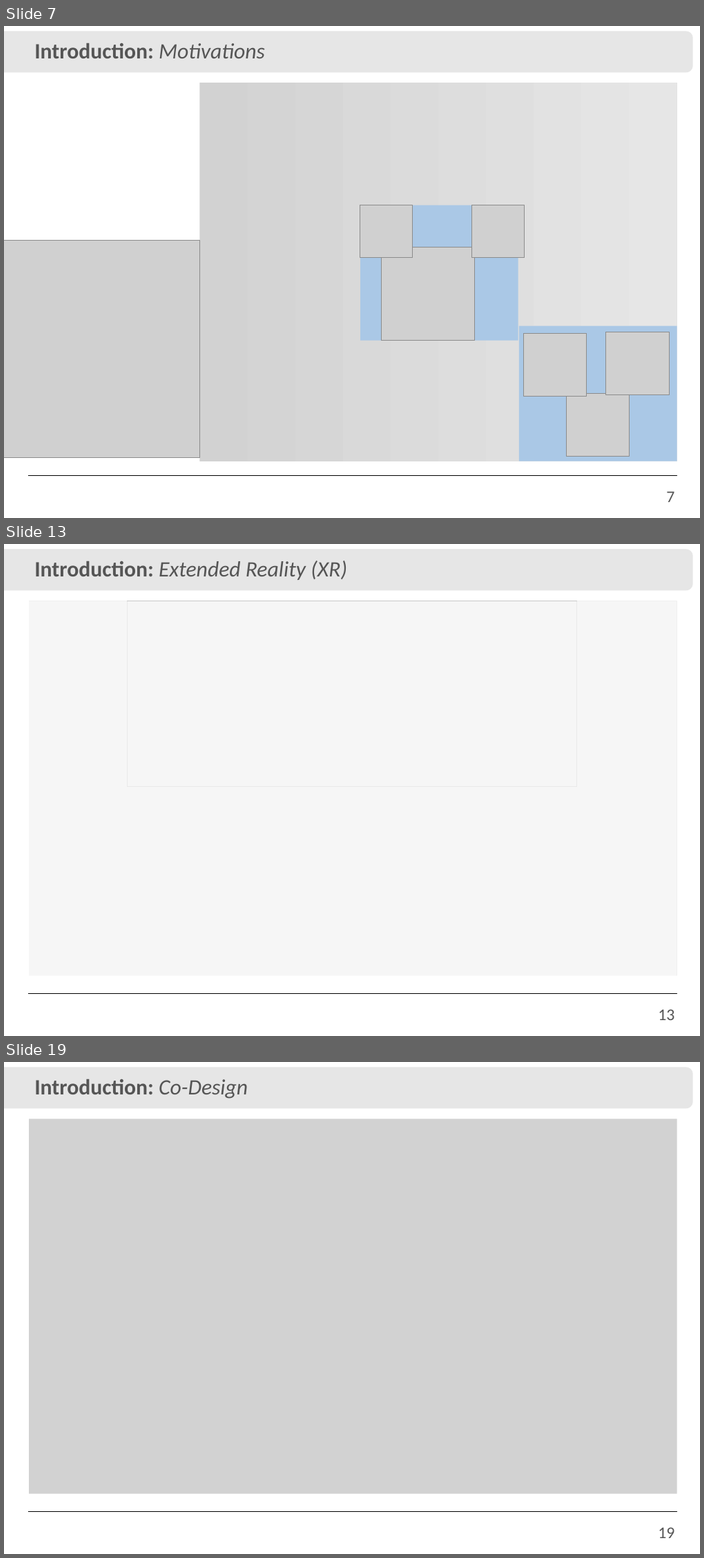
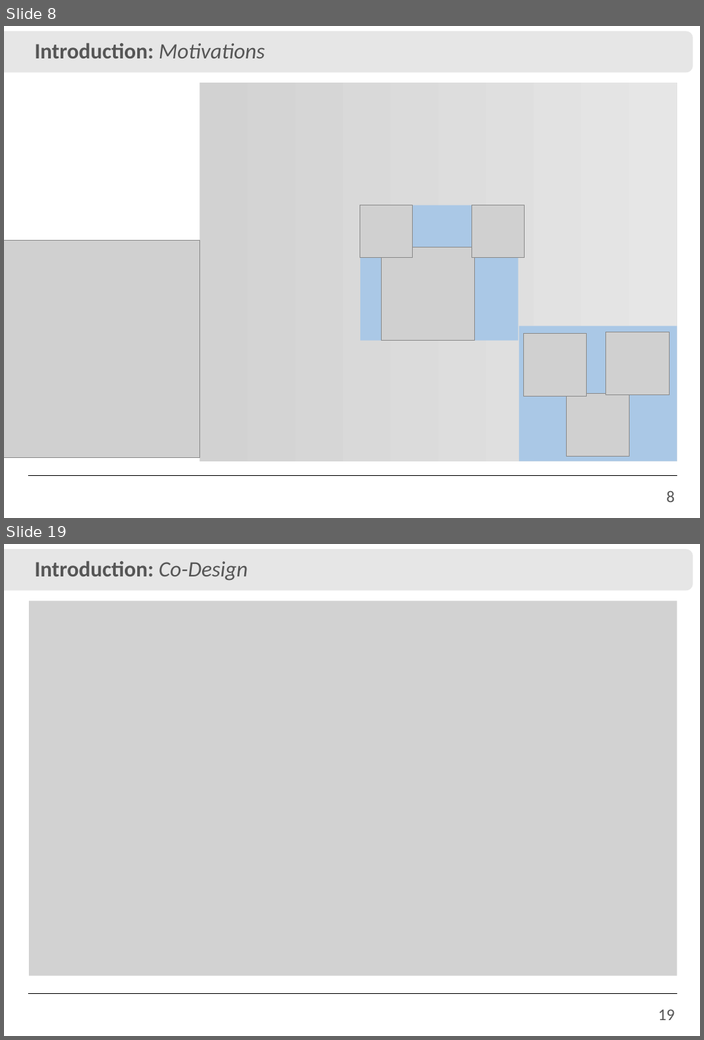
Before and after one commit to IvanRehder/Dissertacao, a slide deck: Apresentação/Apresentação.pptx. Shown one above the other, each under a label of ours: slides 7, 13 and 19 before the commit, slides 8 and 19 after it; the slides between them are not shown. The pictures are 704x1558 and 704x1040 pixels, drawn with LibreOffice and Linux fonts; fonts in the diff are those of the drawing; grey boxes stand for pictures; background and template pictures are left out. Boxes give left, top, right and bottom in pixels: in the first picture for what was removed or moved away, otherwise in the second. Text is boxed around its words. In the diff, an @@ line names an element or a change of style, - is before the commit and + after.

```diff
--- a/Apresentação/Apresentação.pptx
+++ b/Apresentação/Apresentação.pptx
@@ slide 13 removed at [4,544,700,1036], background #FFFFFF; not listed: 3 template elements that a slide beside it also shows @@
@@ text removed at [34,561,347,580] @@
-Introduction: Extended Reality (XR)
@@ rectangle removed at [29,601,677,976] @@
@@ rectangle removed at [29,601,677,979] @@
@@ picture removed at [128,601,576,787] @@
@@ what was slide 7 is now slide 8 @@
@@ page number at [666,491,674,502]: text changed @@
-7
+8
```
Also in this commit, not shown: 16 slides changed, 8 slides added, 2 other slides removed, 47 other files.
